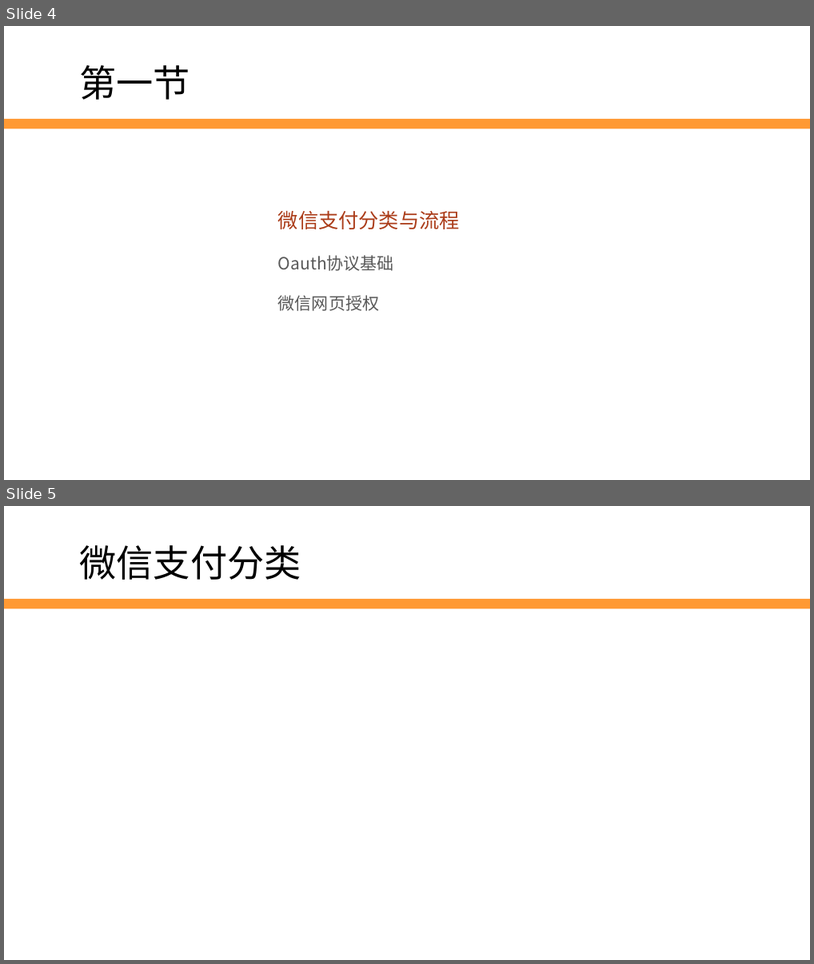
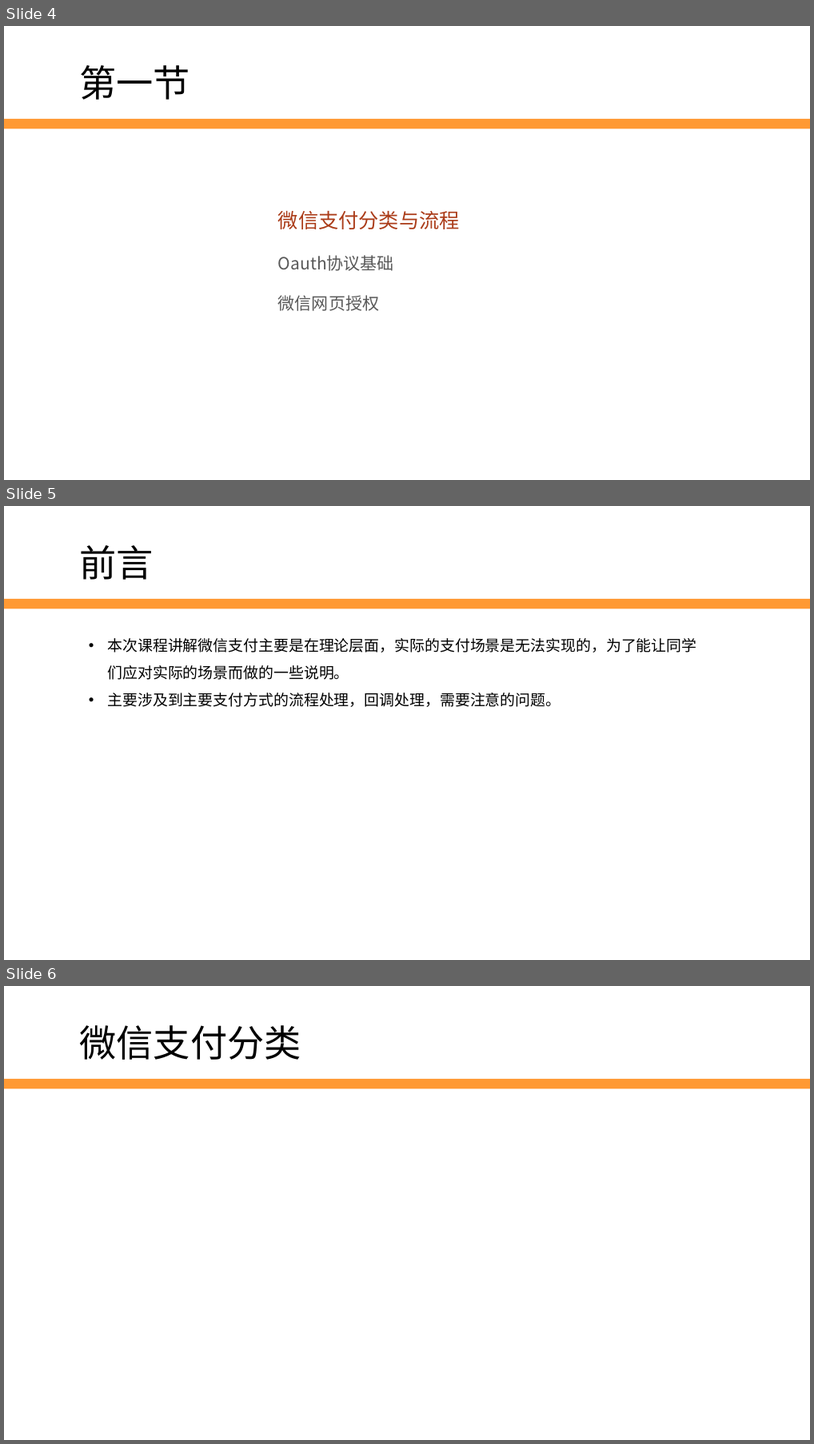
Before and after one commit to edu2act/2017-2018_1st_Wechat_Web_Programming, a slide deck: 课程ppt/第11讲 微信支付与Oauth授权.pptx. Shown one above the other, each under a label of ours: slides 4 and 5 before the commit, slides 4, 5 and 6 after it. The pictures are 814x964 and 814x1444 pixels, drawn with LibreOffice and Linux fonts; fonts in the diff are those of the drawing; background and template pictures are left out. Boxes give left, top, right and bottom in pixels: in the first picture for what was removed or moved away, otherwise in the second. Text is boxed around its words. In the diff, an @@ line names an element or a change of style, - is before the commit and + after.

```diff
--- a/课程ppt/第11讲 微信支付与Oauth授权.pptx
+++ b/课程ppt/第11讲 微信支付与Oauth授权.pptx
@@ slide 5 added at bbox=[4, 506, 810, 960], background #FFFFFF; not listed: 1 template element that a slide beside it also shows @@
@@ text added at bbox=[80, 545, 154, 580], 44 pt, text #000000 @@
+前言
@@ text added at bbox=[107, 638, 697, 707], 18 pt, text #000000 @@
+• 本次课程讲解微信支付主要是在理论层面，实际的支付场景是无法实现的，为了能让同学们应对实际的场景而做的一些说明。
+• 主要涉及到主要支付方式的流程处理，回调处理，需要注意的问题。
@@ what was slide 5 is now slide 6 @@
```
Also in this commit, not shown: 3 slides changed, 7 other slides added, 17 slides removed, 4 other files.
